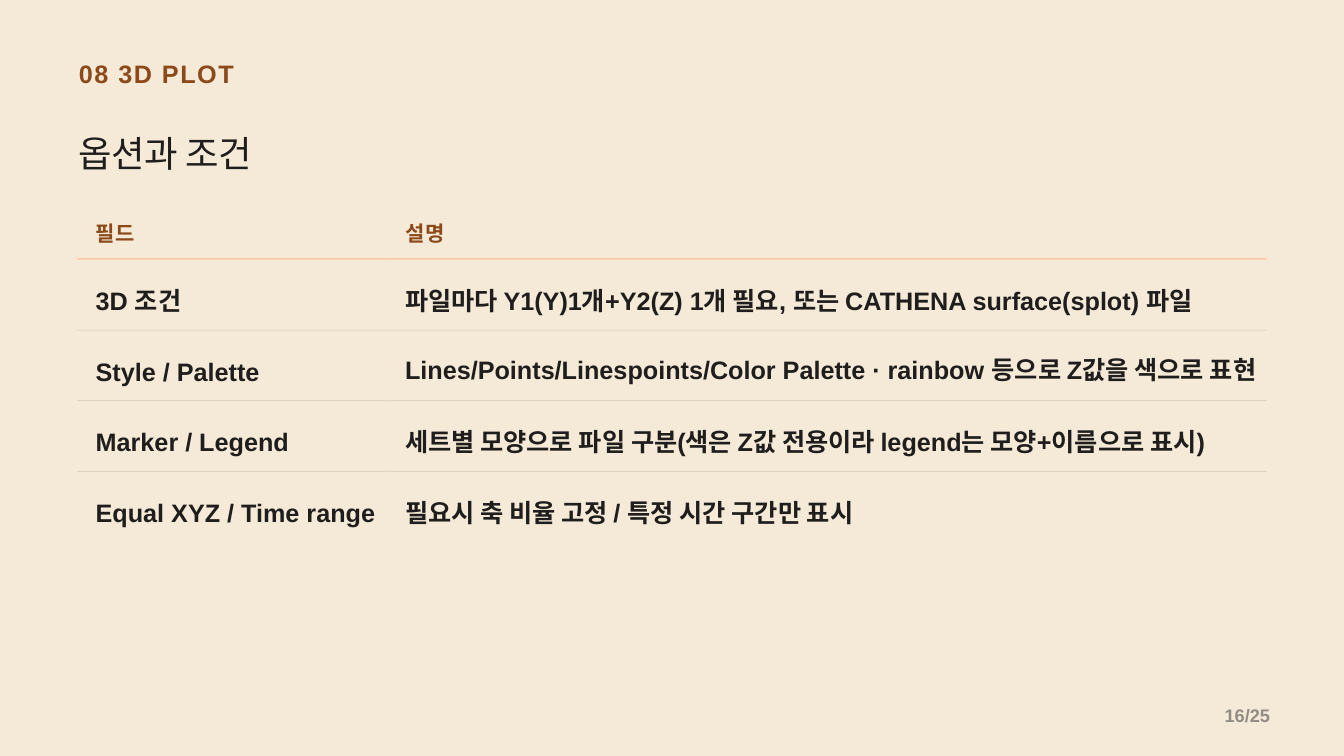
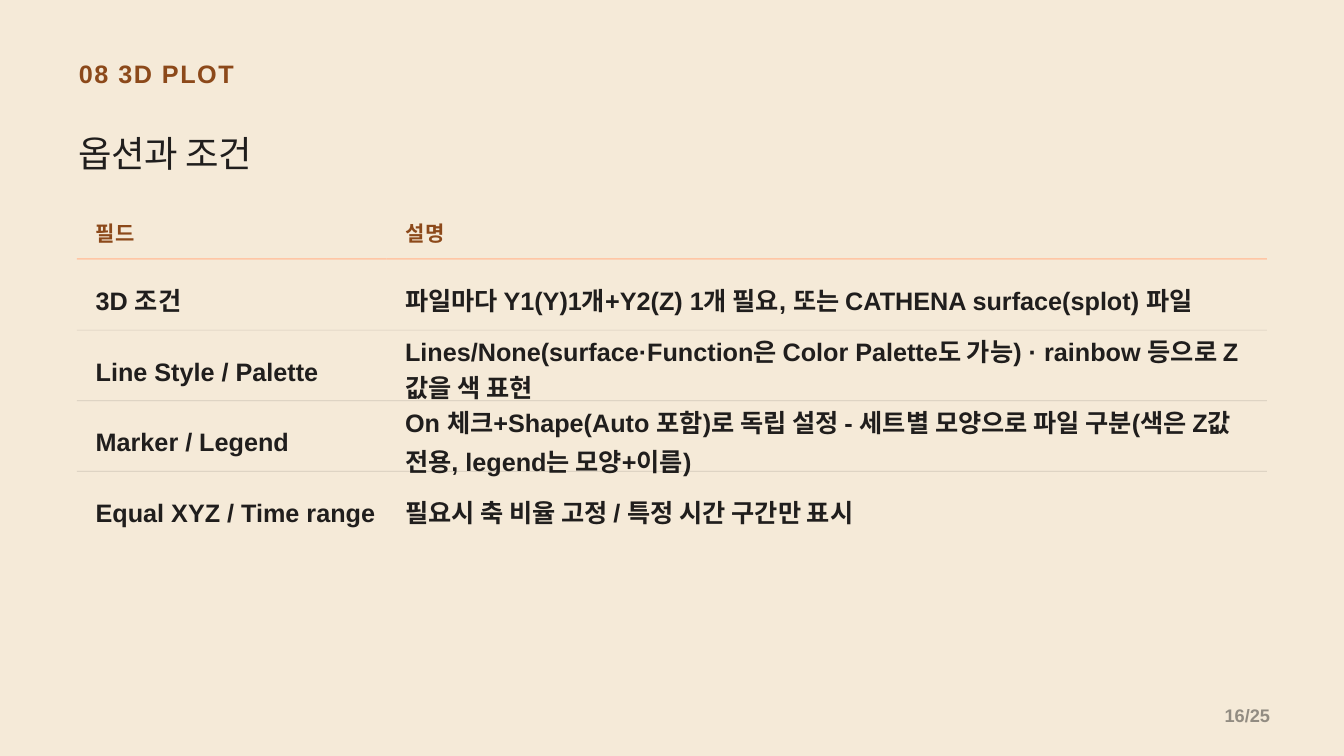
Before and after one commit to CWKIM113/CathPlot_Pub, a slide deck: slide 16 of CathPlot_발표.pptx. Drawn at 1344x756 pixels with LibreOffice and Linux fonts; fonts in the diff are those of the drawing. Boxes give left, top, right and bottom in pixels: in the first picture for what was removed or moved away, otherwise in the second. Text is boxed around its words. In the diff, an @@ line names an element or a change of style, - is before the commit and + after.

```diff
--- a/CathPlot_발표.pptx
+++ b/CathPlot_발표.pptx
@@ text at box(405, 340, 1218, 400): text changed @@
-Lines/Points/Linespoints/Color Palette · rainbow 등으로 Z값을 색으로 표현
+Lines/None(surface·Function은 Color Palette도 가능) · rainbow 등으로 Z값을 색 표현
@@ text at box(96, 362, 319, 386): text changed @@
-Style / Palette
+Line Style / Palette
@@ text at box(405, 410, 1231, 477): text changed @@
-세트별 모양으로 파일 구분(색은 Z값 전용이라 legend는 모양+이름으로 표시)
+On 체크+Shape(Auto 포함)로 독립 설정 - 세트별 모양으로 파일 구분(색은 Z값 전용, legend는 모양+이름)
```
Also in this commit, not shown: 3 other slides changed, 3 other files.
